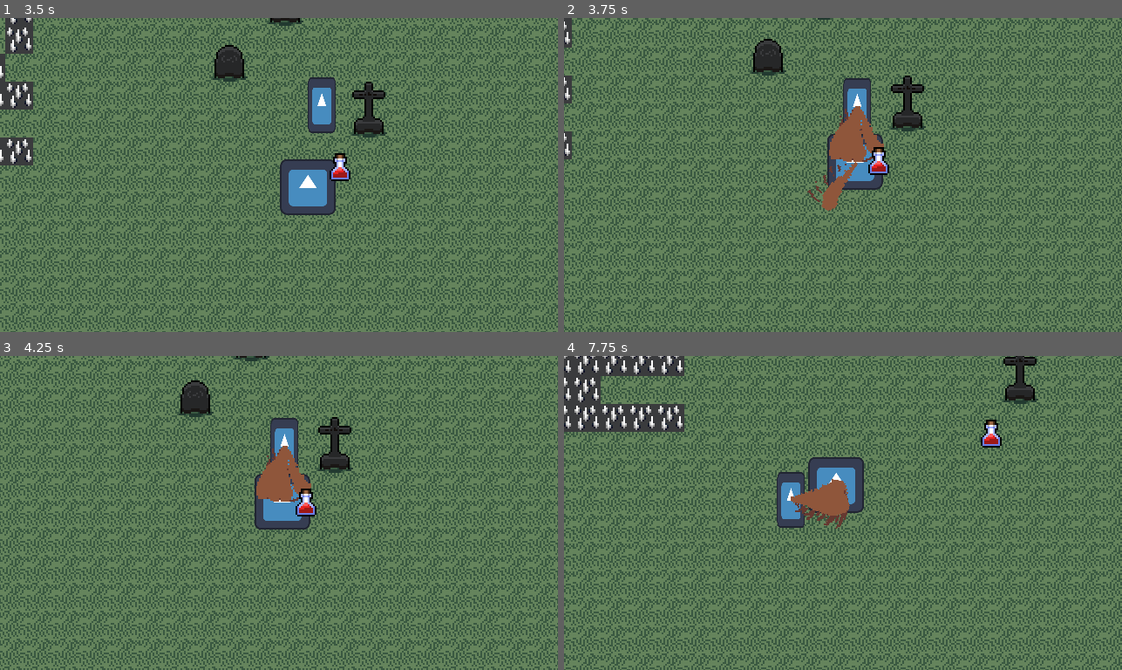
Above: before the commit, frames 1-4 (two rows, left to right).
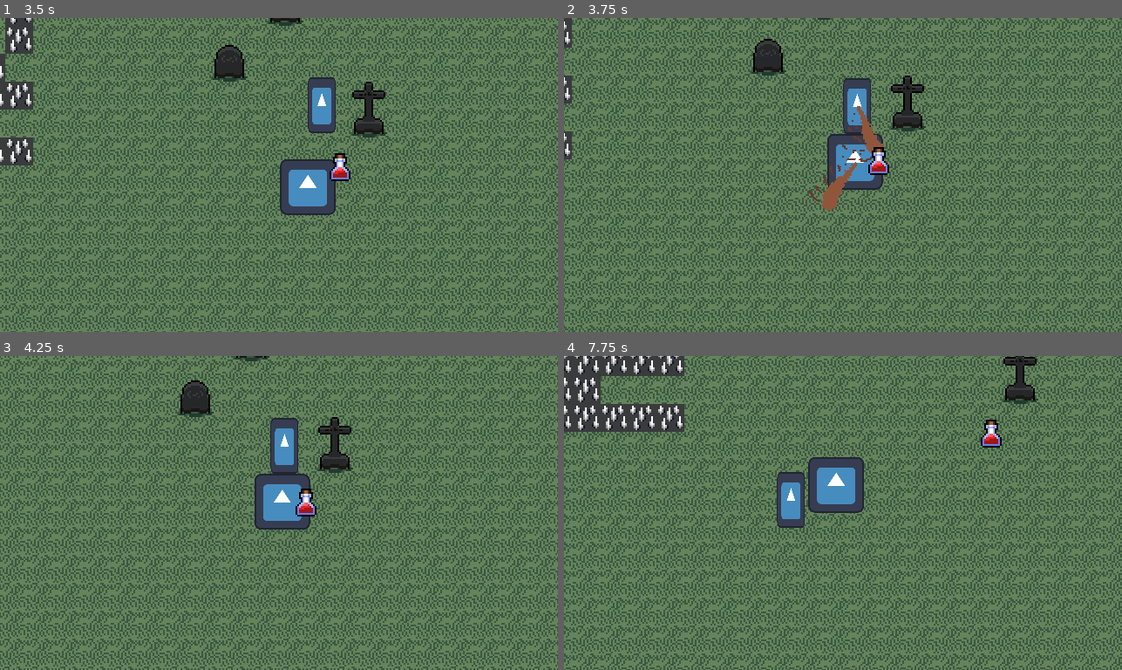
Above: after the commit, the same moments.

Repository: KxUgh/48h-game-jam-game
Game: Godot game, scene res://scenes/main_menu.tscn
Two runs of this game, one before a commit and one after it. Both use one fixed random seed, a clock stepped at 60 frames per second and the inputs below. The engine's default icon, where the game draws it, is replaced by a stand-in: a white triangle on a blue panel in a dark square.
Inputs (mouse positions are in pixels of both pictures, inside the frame that each line leads up to):
- Up to frame 1 (3.5 s): click "Game the Game" at 0.5 s; move the mouse to (401, 159) at 1.27 s; hold D (right) 1.28-2.03 s; click (401, 159) at 1.35 s; move the mouse to (167, 190) at 2.02 s; hold S (down) 2.03-2.78 s; click (167, 190) at 2.1 s; move the mouse to (334, 105) at 2.77 s; hold D (right) from 2.78 s (still down); click (334, 105) at 2.85 s
- Up to frame 2 (3.75 s): move the mouse to (815, 237) at 3.52 s; release D (right) at 3.53 s; hold W (up) from 3.53 s (still down); click (815, 237) at 3.6 s
- Up to frame 3 (4.25 s): keep holding W (up)
- Up to frame 4 (7.75 s): move the mouse to (1010, 560) at 4.27 s; release W (up) at 4.28 s; hold A (left) 4.28-5.78 s; click (1010, 560) at 4.35 s; move the mouse to (675, 465) at 5.02 s; click (675, 465) at 5.1 s; move the mouse to (870, 513) at 5.77 s; hold S (down) 5.78-6.53 s; click (870, 513) at 5.85 s; move the mouse to (759, 434) at 6.52 s; hold D (right) 6.53-7.28 s; click (759, 434) at 6.6 s; move the mouse to (965, 497) at 7.27 s; hold W (up) from 7.28 s (still down); click (965, 497) at 7.35 s

Frame 1 is identical in both runs. In frame 2, 0.8% of the frame differs, in the area x 47-56%, y 28-46%; in frame 3, 1.0%, in the area x 45-56%, y 28-47%; in frame 4, 0.9%.

Commit message:
Update main.tscn

Diff:
--- a/scenes/main.tscn
+++ b/scenes/main.tscn
@@ -2014,7 +2014,6 @@
 
 [node name="Caveman" parent="." instance=ExtResource("2_to06s")]
 position = Vector2(110, 0)
-attack_cooldown = 0.0
 
 [node name="HealthPickup" parent="." instance=ExtResource("5_u1lpl")]
 position = Vector2(0, 65)
